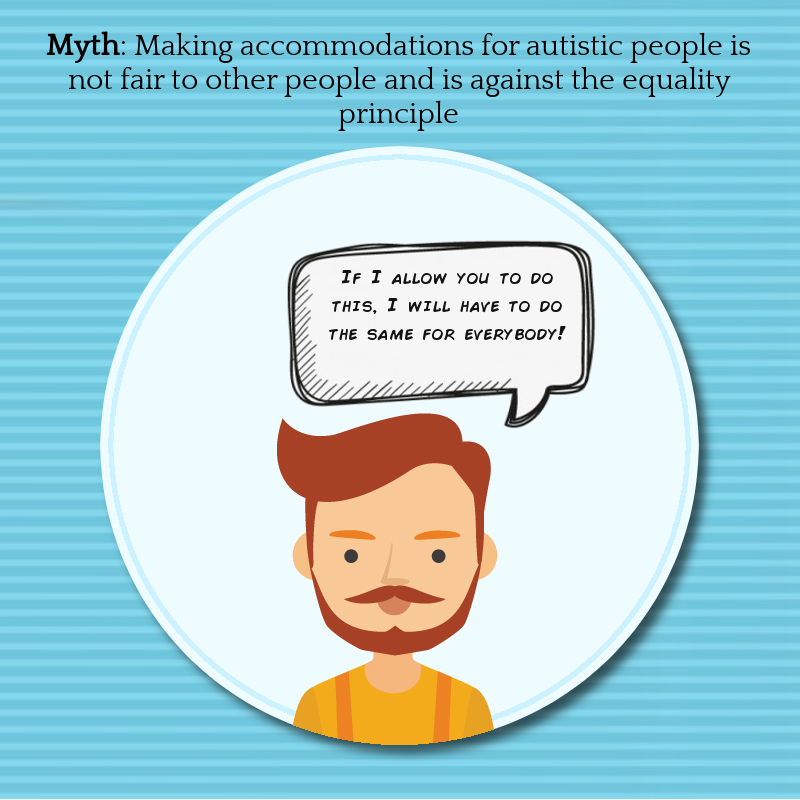
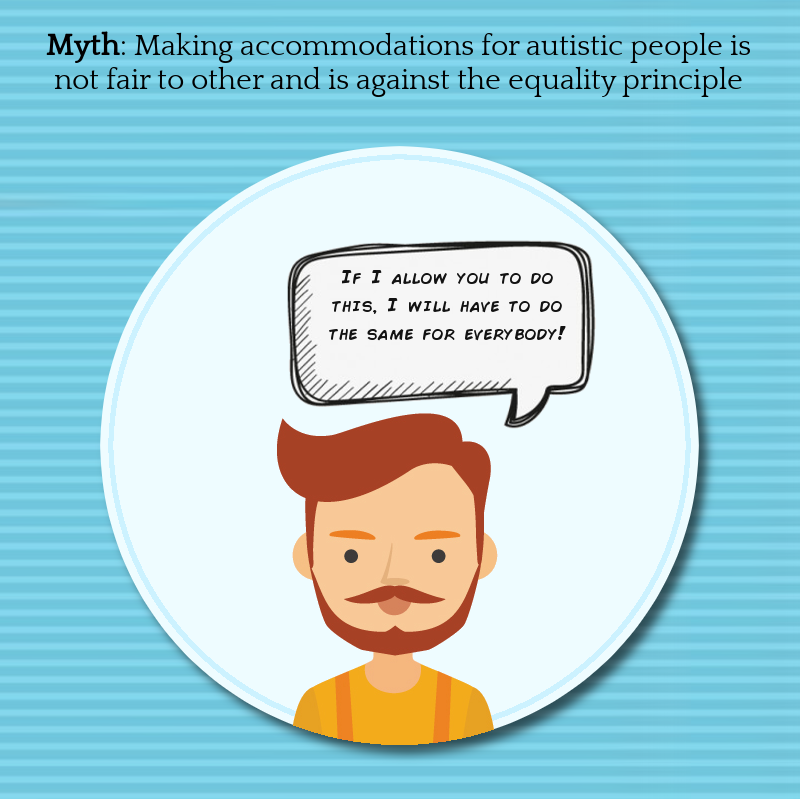
Layer changes from the first 800 x 800 image to the second:
painted on "Myth: Making accommodations fo..." over bbox(54, 66, 742, 131)
